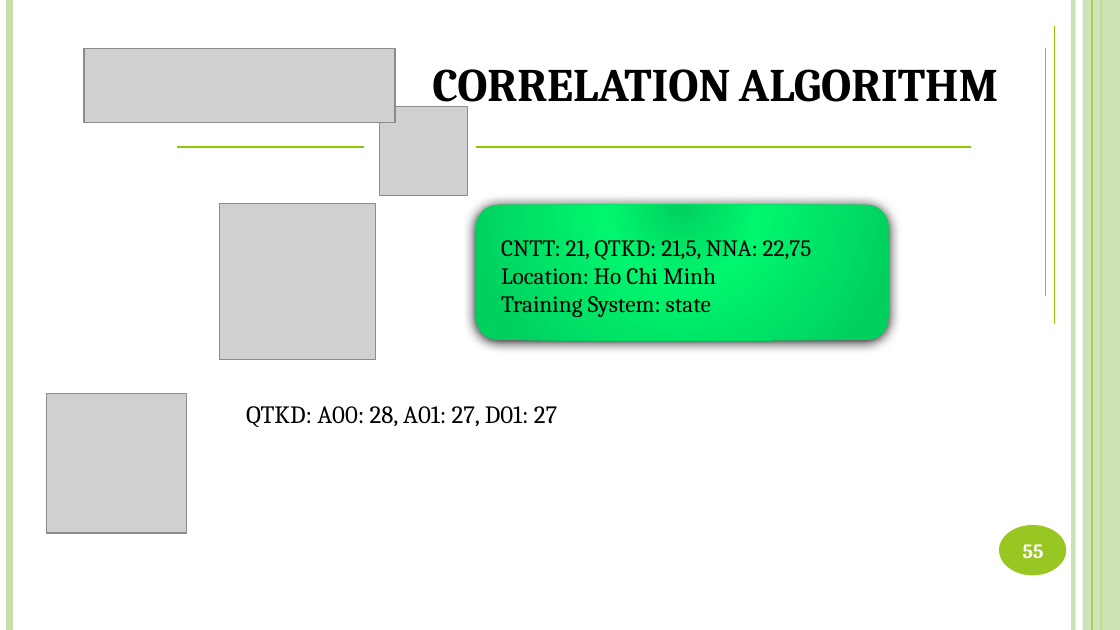
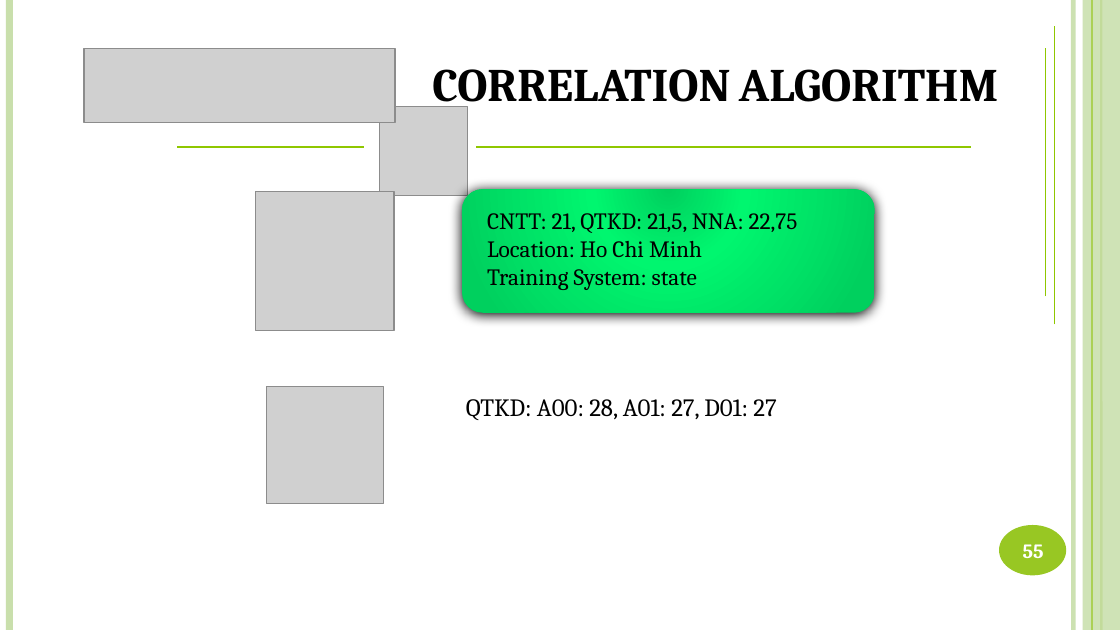
Before and after one commit to DanhLT2/Slide-Unistar, a slide deck: slide 55 of Slide-UniStar/UniStar.pptx. Drawn at 1120x630 pixels with LibreOffice and Linux fonts; fonts in the diff are those of the drawing; grey boxes stand for pictures. Boxes give left, top, right and bottom in pixels: in the first picture for what was removed or moved away, otherwise in the second. Text is boxed around its words. In the diff, an @@ line names an element or a change of style, - is before the commit and + after.

```diff
--- a/Slide-UniStar/UniStar.pptx
+++ b/Slide-UniStar/UniStar.pptx
@@ picture: place and size @@
-picture at [220, 204, 375, 360]
+picture at [255, 192, 394, 330]
@@ rounded rectangle: place and size @@
-rounded rectangle at [476, 205, 889, 340]
+rounded rectangle at [461, 189, 875, 312]
@@ text "CNTT: 21, QTKD: 21,5, NNA: ...": place and size @@
-text "CNTT: 21, QTKD: 21,5, NNA: ..." at [501, 240, 812, 317]
+text "CNTT: 21, QTKD: 21,5, NNA: ..." at [487, 213, 798, 290]
@@ picture: place and size @@
-picture at [47, 393, 187, 533]
+picture at [267, 386, 383, 503]
@@ text "QTKD: A00: 28, A01: 27, ...": place and size @@
-text "QTKD: A00: 28, A01: 27, ..." at [246, 406, 557, 427]
+text "QTKD: A00: 28, A01: 27, ..." at [466, 399, 776, 420]
```
Also in this commit, not shown: 6 other slides changed, 3 slides added, 1 slide removed.
